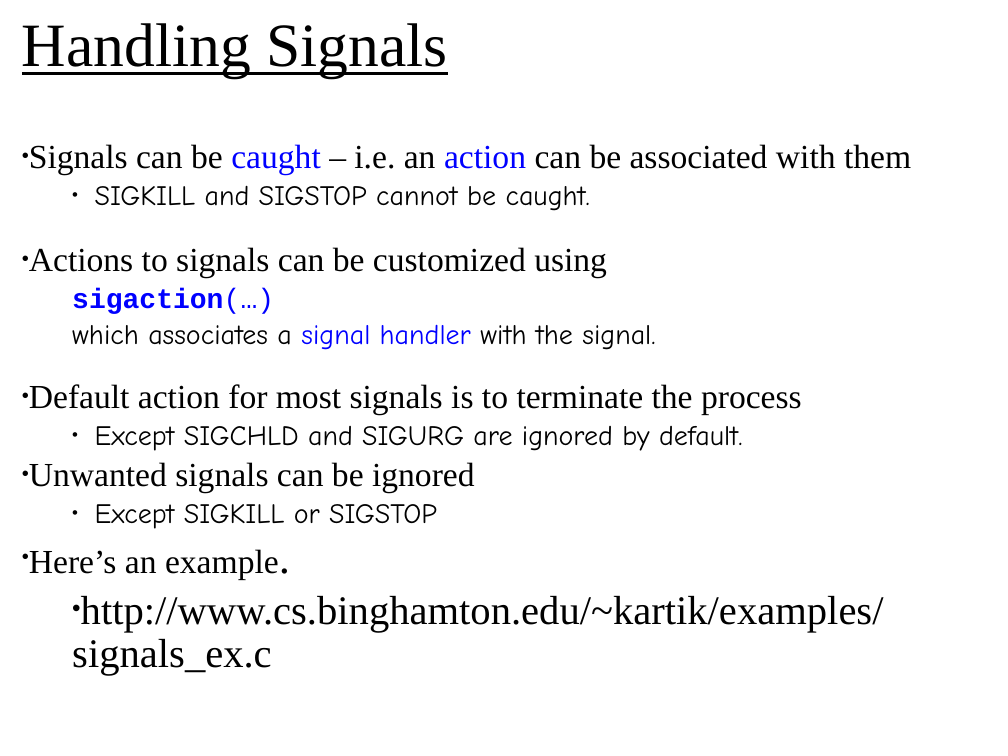
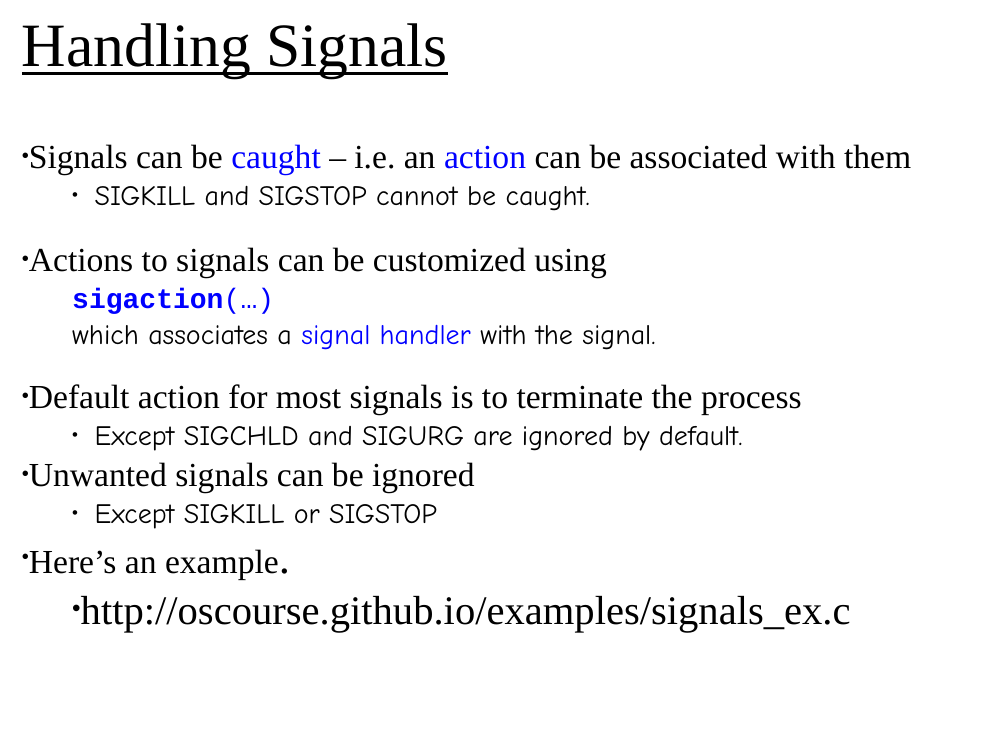
Before and after one commit to oscourse/oscourse.github.io, a slide deck: slide 23 of slides/ipc.pptx. Drawn at 1008x756 pixels with LibreOffice and Linux fonts; fonts in the diff are those of the drawing. Boxes give left, top, right and bottom in pixels: in the first picture for what was removed or moved away, otherwise in the second. Text is boxed around its words. In the diff, an @@ line names an element or a change of style, - is before the commit and + after.

```diff
--- a/slides/ipc.pptx
+++ b/slides/ipc.pptx
@@ text at (x1=81, y1=595, x2=851, y2=632): text changed @@
-  • http://www.cs.binghamton.edu/~kartik/examples/signals_ex.c
+  • http://oscourse.github.io/examples/signals_ex.c
```
Also in this commit, not shown: 8 other slides changed, 1 other file.
